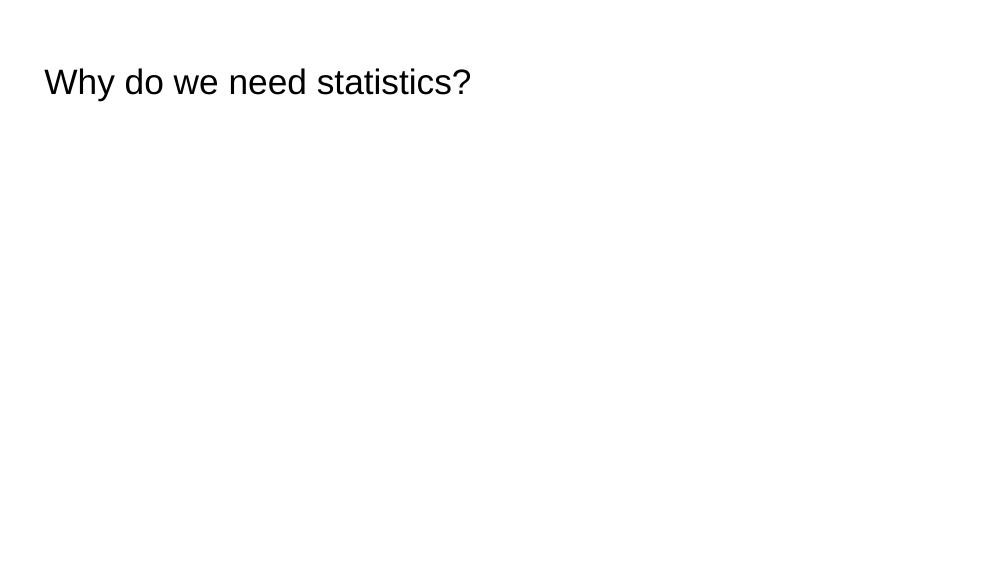
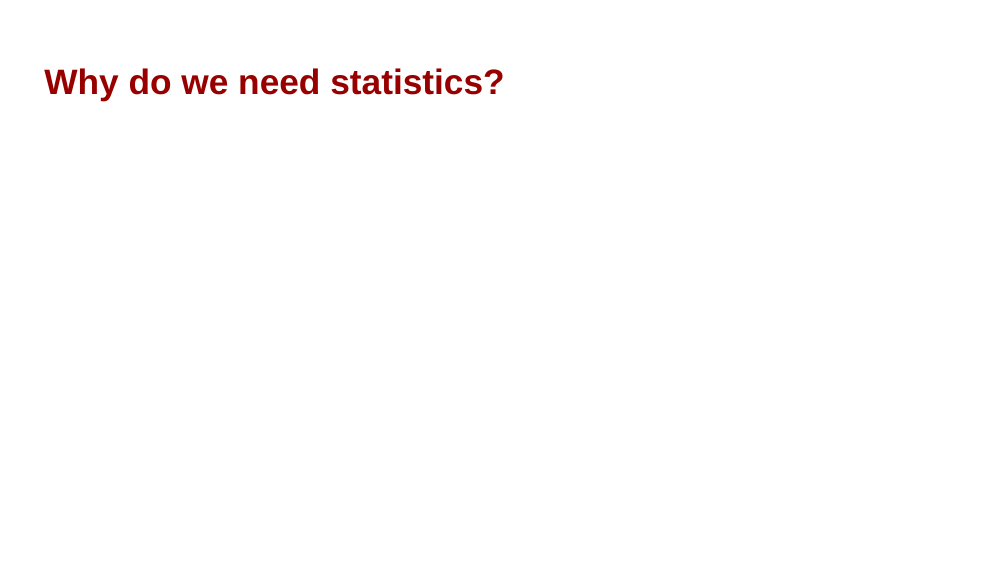
Before and after one commit to bmaitner/biometry_course, a slide deck: slide 15 of lectures/Lecture_01_course_introduction.pptx (slide 14 before the commit). Drawn at 1008x567 pixels with LibreOffice and Linux fonts; fonts in the diff are those of the drawing. Boxes give left, top, right and bottom in pixels: in the first picture for what was removed or moved away, otherwise in the second. Text is boxed around its words. In the diff, an @@ line names an element or a change of style, - is before the commit and + after.

```diff
--- a/lectures/Lecture_01_course_introduction.pptx
+++ b/lectures/Lecture_01_course_introduction.pptx
@@ title "Why do we need statistics?" at bbox=[44, 68, 504, 100]: text colour #000000 to #980000, bold on @@
```
Also in this commit, not shown: 18 other slides changed, 5 slides added, 4 slides removed, 1 other file.
